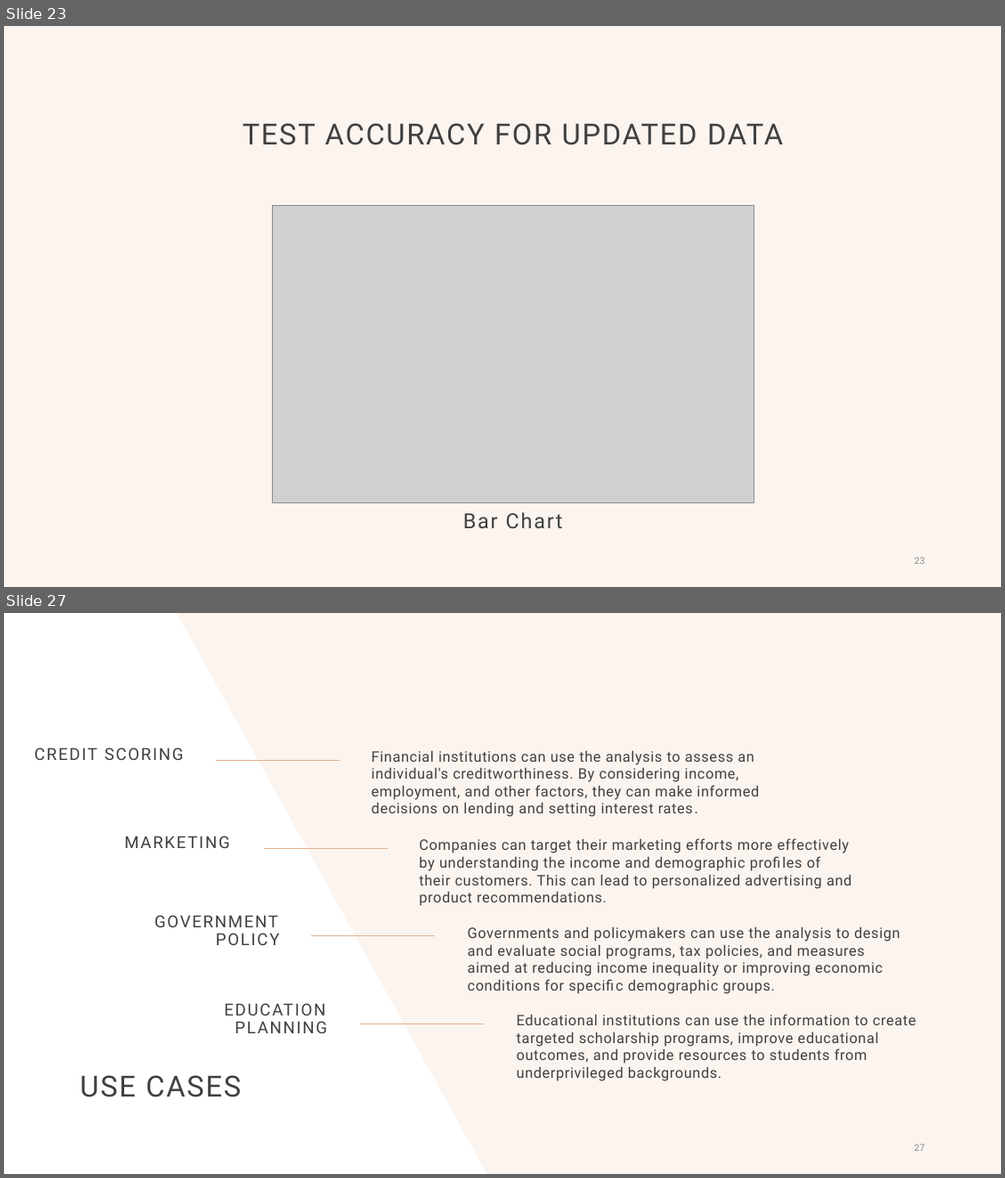
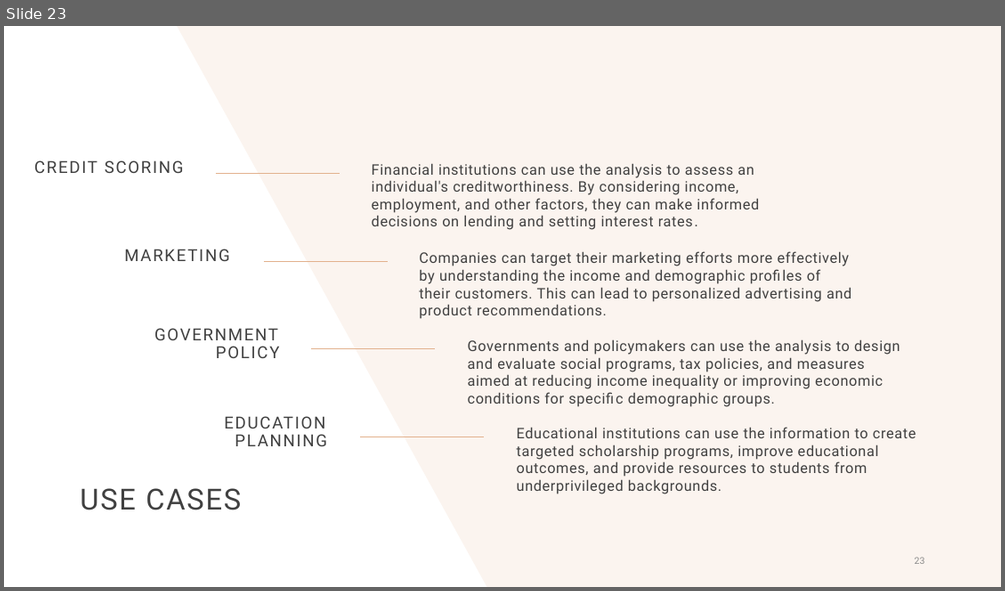
Before and after one commit to Hetansh-patel/used_car_price_prediction, a slide deck: Used Car price prediction.pptx. Shown one above the other, each under a label of ours: slides 23 and 27 before the commit, slide 23 after it; the slides between them are not shown. The pictures are 1005x1178 and 1005x591 pixels, drawn with LibreOffice and Linux fonts; fonts in the diff are those of the drawing; grey boxes stand for pictures; background and template pictures are left out. Boxes give left, top, right and bottom in pixels: in the first picture for what was removed or moved away, otherwise in the second. Text is boxed around its words. In the diff, an @@ line names an element or a change of style, - is before the commit and + after.

```diff
--- a/Used Car price prediction.pptx
+++ b/Used Car price prediction.pptx
@@ slide 23 removed at <box>4,26,1001,587</box>, background #FBF4EF @@
@@ title removed at <box>243,123,783,145</box> @@
-TEST ACCURACY FOR UPDATED DATA
@@ picture removed at <box>273,206,754,503</box> @@
@@ text removed at <box>463,512,563,528</box> @@
-Bar Chart
@@ page number removed at <box>914,556,925,564</box> @@
-23
@@ what was slide 27 is now slide 23 @@
@@ page number at <box>914,556,925,564</box>: text changed @@
-27
+23
```
Also in this commit, not shown: 5 slides changed, 2 slides added, 5 other slides removed.
